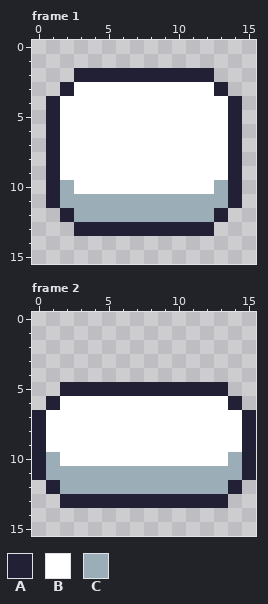
Two versions of one pixel-art file, ui/button16.aseprite. The picture above was drawn from the file before the commit.
16x16 pixels, 3 frames. Shown: frame 1, frame 2. The commit also changed other frames, which this record leaves out.
Palette (. is transparent): A #222034  B #ffffff  C #9badb7
Pixels before, frame 1, first column x 1:
 2 ..AAAAAAAAAA..
 3 .ABBBBBBBBBBA.
 4 ABBBBBBBBBBBBA
 5 ABBBBBBBBBBBBA
 6 ABBBBBBBBBBBBA
 7 ABBBBBBBBBBBBA
 8 ABBBBBBBBBBBBA
 9 ABBBBBBBBBBBBA
10 ACBBBBBBBBBBCA
11 ACCCCCCCCCCCCA
12 .ACCCCCCCCCCA.
13 ..AAAAAAAAAA..
Pixels before, frame 2, first column x 0:
 5 ..AAAAAAAAAAAA..
 6 .ABBBBBBBBBBBBA.
 7 ABBBBBBBBBBBBBBA
 8 ABBBBBBBBBBBBBBA
 9 ABBBBBBBBBBBBBBA
10 ACBBBBBBBBBBBBCA
11 ACCCCCCCCCCCCCCA
12 .ACCCCCCCCCCCCA.
13 ..AAAAAAAAAAAA..
After:
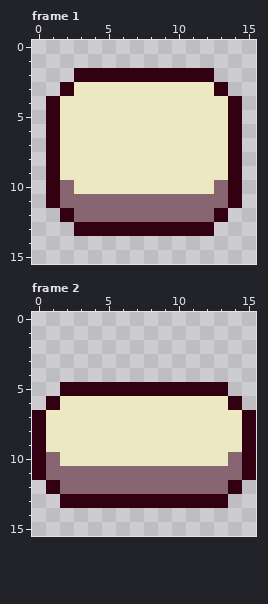
Edits made:
colour A: #222034 -> #320011
colour B: #ffffff -> #ece8c2
colour C: #9badb7 -> #876672
Boxes around the changes in both pictures, in picture pixels (x1, y1, x2, y2):
changed: (46, 68, 242, 236)
changed: (32, 382, 256, 508)
